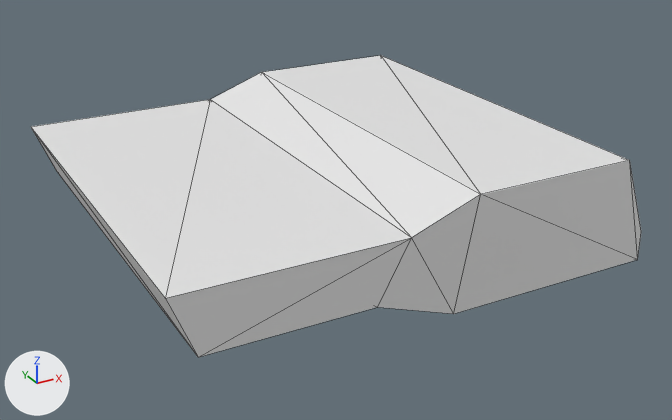
The FBX model Assets/Graph/Meshes/Blockout/SMB_groundDetail_C.fbx as it was, and as the next commit left it.
Rendered twice from a 50 mm lens placed at (-9.62, -23.05, 8.13), pointed at (0.05, -5.48, -0.65). Lighting does not change. The marker at lower left points along +X, +Y and +Z. Mesh edges are drawn as thin lines. Where no turn or scale is listed for an object, it has been applied to the vertices.

In view in the first picture: 'SMB_groundDetail_C'.
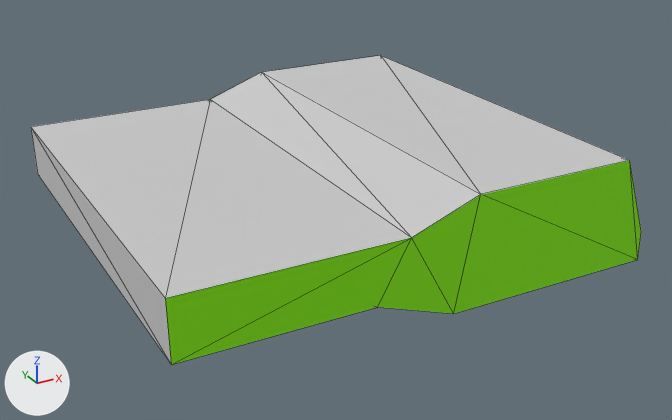
Edits to the scene script, one JSON object a line:
```json
{"op": "add", "block": "mat_grass", "code": ["mat_grass = principled_material('Grass')", "mat_grass.base_color = (0.243, 0.867, 0.0)  # green #87ef00", "mat_grass.roughness = 0.859"]}
{"op": "add", "block": "mat_rock", "code": ["mat_rock = principled_material('rock')", "mat_rock.base_color = (0.588, 0.588, 0.588)  # light grey #cacaca", "mat_rock.roughness = 0.859"]}
{"block": "me_mesh", "where": "me_mesh.from_pydata(...)  # 18 vertices, 32 faces; spans x -5.62..5.22, y -10.0..0.0, z -1.21..1.27"}
{"block": "me_mesh", "where": "# used by ob_smb_grounddetail_c; location = (0.0, 0.0, 0.0)"}
{"block": "me_mesh", "change": "me_mesh part 1"}
{"op": "set", "path": "me_mesh.vertices[1].co", "old": "(-5.13, 0.0, -0.57)", "new": "(-5.61, 0.0, -0.57)", "note": "pixel (56, 171) -> pixel (37, 174)"}
{"op": "set", "path": "me_mesh.vertices[10].co", "old": "(-5.13, -10.0, -0.57)", "new": "(-5.61, -10.0, -0.57)", "note": "pixel (198, 357) -> pixel (171, 364)"}
{"block": "me_mesh", "change": "me_mesh part 2: all 18 faces centred in x -5.46..5.22, y -6.67..-3.33, z -1.21..1.27 switch from no material to mat_rock (light grey #cacaca)"}
{"block": "me_mesh", "change": "me_mesh part 3: all 7 faces centred in x -3.86..5.0, y -10.0, z -0.39..0.44 switch from no material to mat_grass (green #87ef00)"}
```

Pixel boxes [x1, y1, x2, y2] of what changed, in the pictures (672 x 420 px; the box of a moved part takes in the faces that stretch with it):
```json
{"object": "SMB_groundDetail_C", "change": "reshaped, recoloured", "before": [31, 55, 641, 357], "after": [31, 55, 641, 365]}
{"part": 1, "of": "me_mesh", "change": "moved or reshaped", "before": [32, 129, 411, 357], "after": [31, 128, 411, 365]}
{"part": 2, "of": "me_mesh", "change": "recoloured", "before": [31, 55, 628, 298], "after": [31, 55, 628, 298], "on screen": "white to grey"}
{"part": 3, "of": "me_mesh", "change": "recoloured", "before": [378, 160, 641, 314], "after": [378, 160, 641, 314], "on screen": "grey to green"}
```
